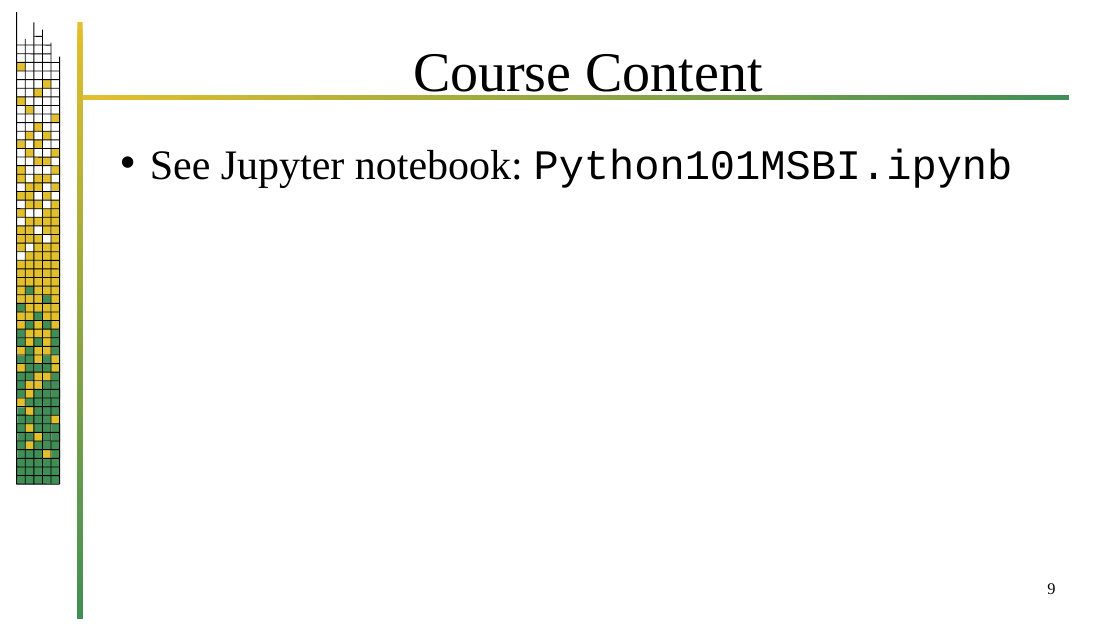
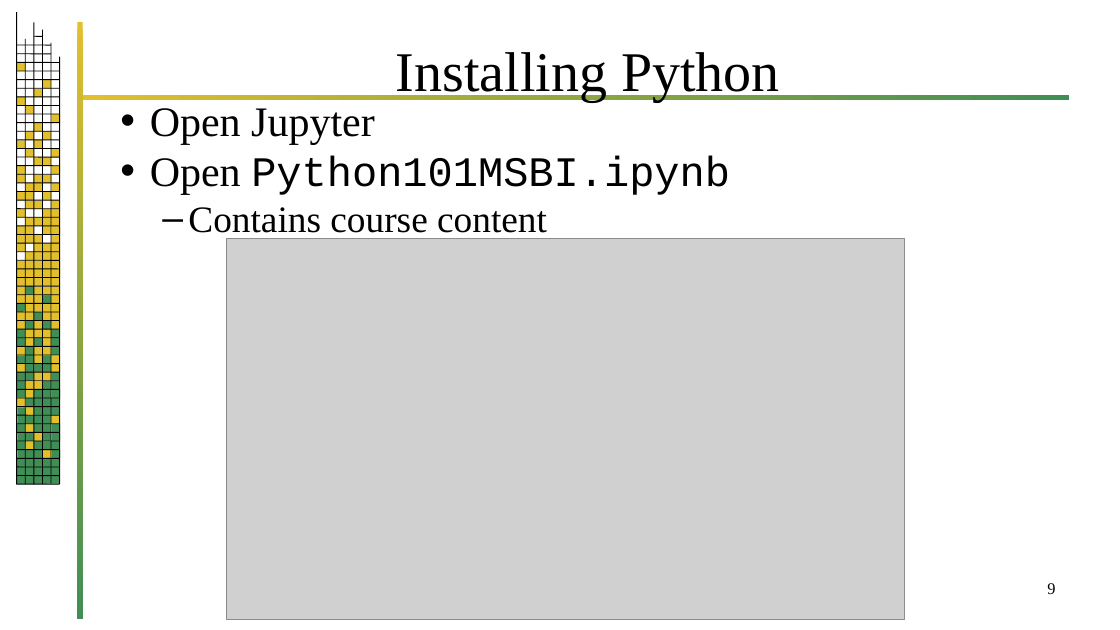
Before and after one commit to erinliebe/msbi, a slide deck: slide 9 of PythonInFourHours.pptx. Drawn at 1120x630 pixels with LibreOffice and Linux fonts; fonts in the diff are those of the drawing; grey boxes stand for pictures; background and template pictures are left out. Boxes give left, top, right and bottom in pixels: in the first picture for what was removed or moved away, otherwise in the second. Text is boxed around its words. In the diff, an @@ line names an element or a change of style, - is before the commit and + after.

```diff
--- a/PythonInFourHours.pptx
+++ b/PythonInFourHours.pptx
@@ title at (x1=396, y1=52, x2=780, y2=101): text changed @@
-Course Content
+Installing Python
@@ text at (x1=150, y1=108, x2=730, y2=239): text changed @@
-• See Jupyter notebook: Python101MSBI.ipynb
+• Open Jupyter
+• Open Python101MSBI.ipynb
+  – Contains course content
@@ picture added at (x1=227, y1=239, x2=904, y2=619) @@
```
Also in this commit, not shown: 1 other slide changed, 1 slide added, 1 slide removed.
